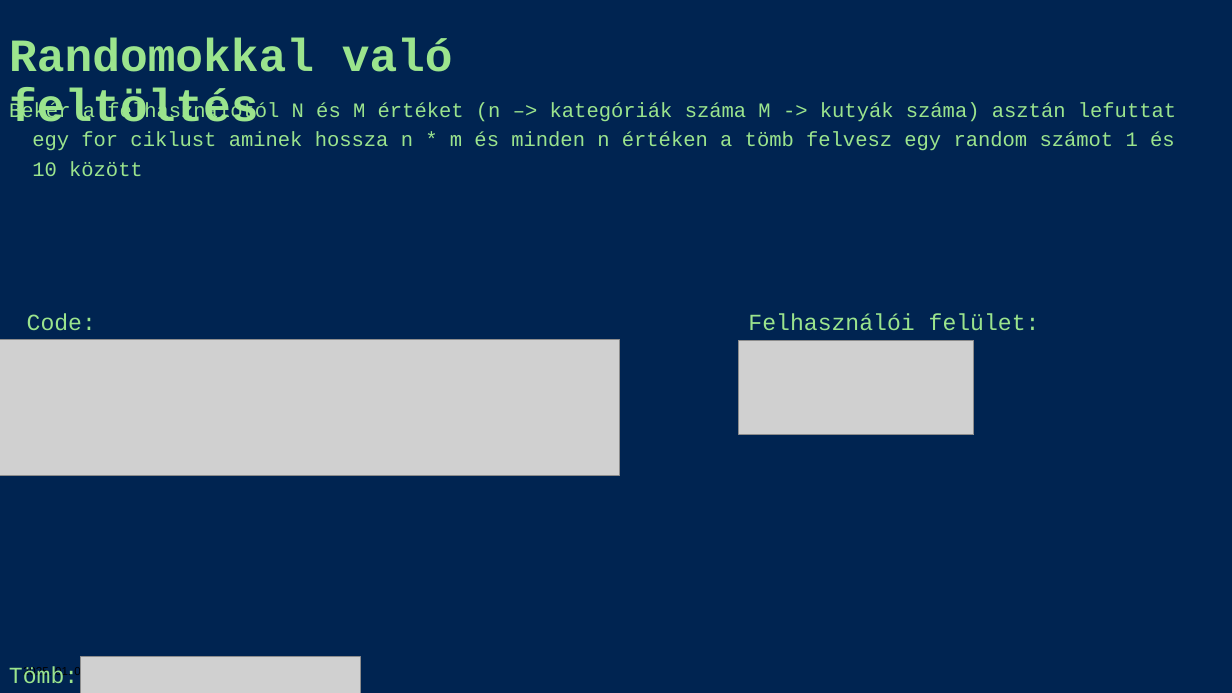
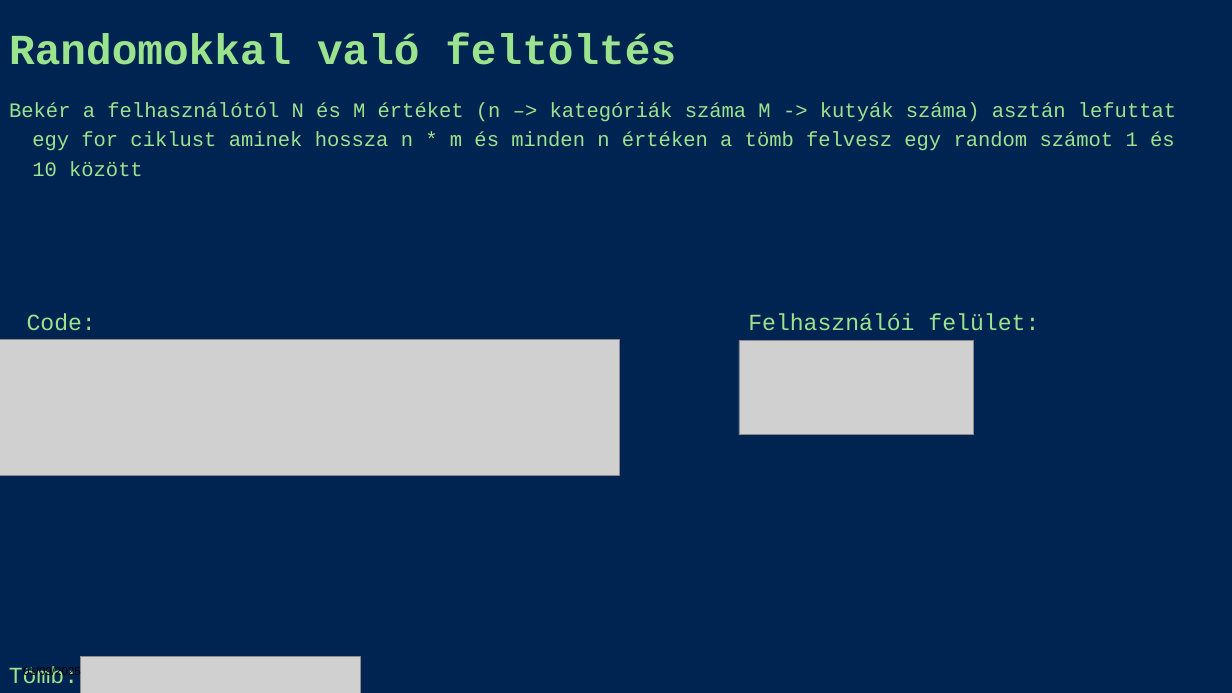
Before and after one commit to PapAdamCkik/IKTProjekt_PA_HA, a slide deck: slide 3 of ppt.pptx. Drawn at 1232x693 pixels with LibreOffice and Linux fonts; fonts in the diff are those of the drawing; grey boxes stand for pictures. Boxes give left, top, right and bottom in pixels: in the first picture for what was removed or moved away, otherwise in the second. Text is boxed around its words. In the diff, an @@ line names an element or a change of style, - is before the commit and + after.

```diff
--- a/ppt.pptx
+++ b/ppt.pptx
@@ title "Randomokkal való feltöltés" at (9,33,676,65): size 36 to 33.3 pt; line spacing 0.9 to 0.8 @@
@@ text at (23,666,81,678): text changed @@
-2025. 01. 09.
+01/09/2025
```
Also in this commit, not shown: 7 other slides changed, 1 slide added, 1 slide removed.
